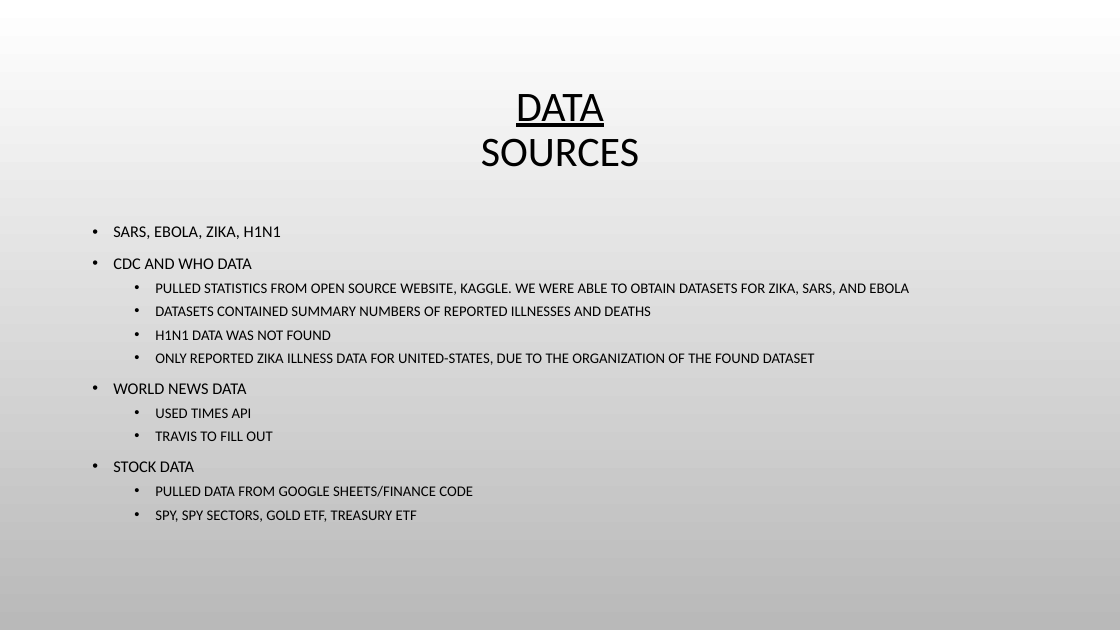
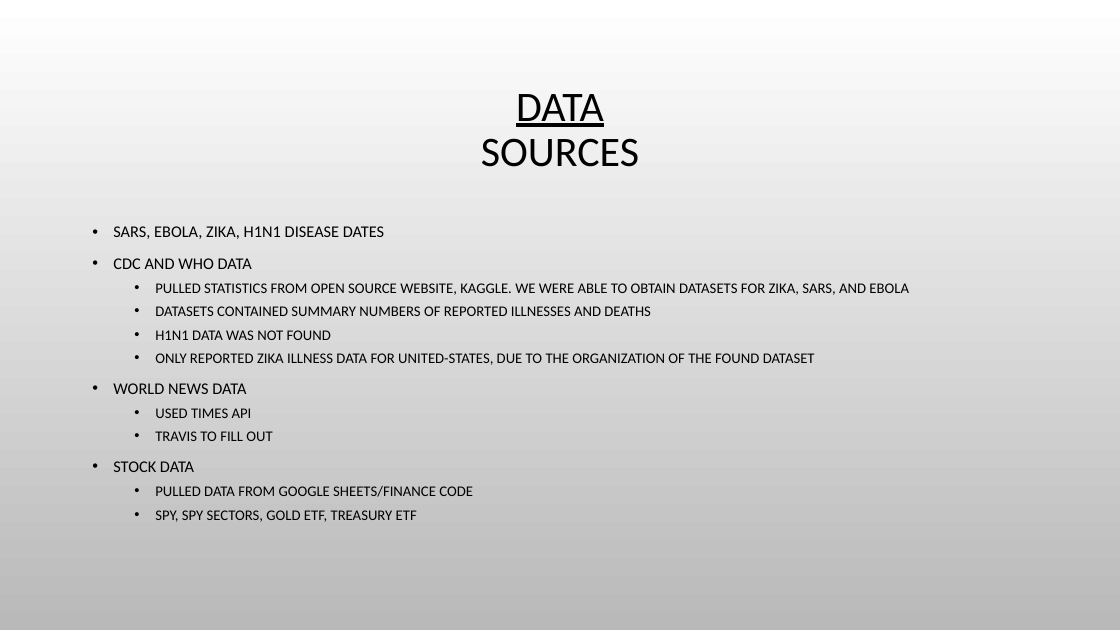
Before and after one commit to sunwukong76/GroupProject1, a slide deck: slide 16 of Code/Andres_Mejia/Visualizations_AM.pptx. Drawn at 1120x630 pixels with LibreOffice and Linux fonts; fonts in the diff are those of the drawing; background and template pictures are left out. Boxes give left, top, right and bottom in pixels: in the first picture for what was removed or moved away, otherwise in the second. Text is boxed around its words. In the diff, an @@ line names an element or a change of style, - is before the commit and + after.

```diff
--- a/Code/Andres_Mejia/Visualizations_AM.pptx
+++ b/Code/Andres_Mejia/Visualizations_AM.pptx
@@ text at (113, 226, 384, 239): text changed @@
-• SARS, EBOLA, ZIKA, H1N1
+• SARS, EBOLA, ZIKA, H1N1 DISEASE DATES
```
Also in this commit, not shown: 8 slides added, 1 other file.
